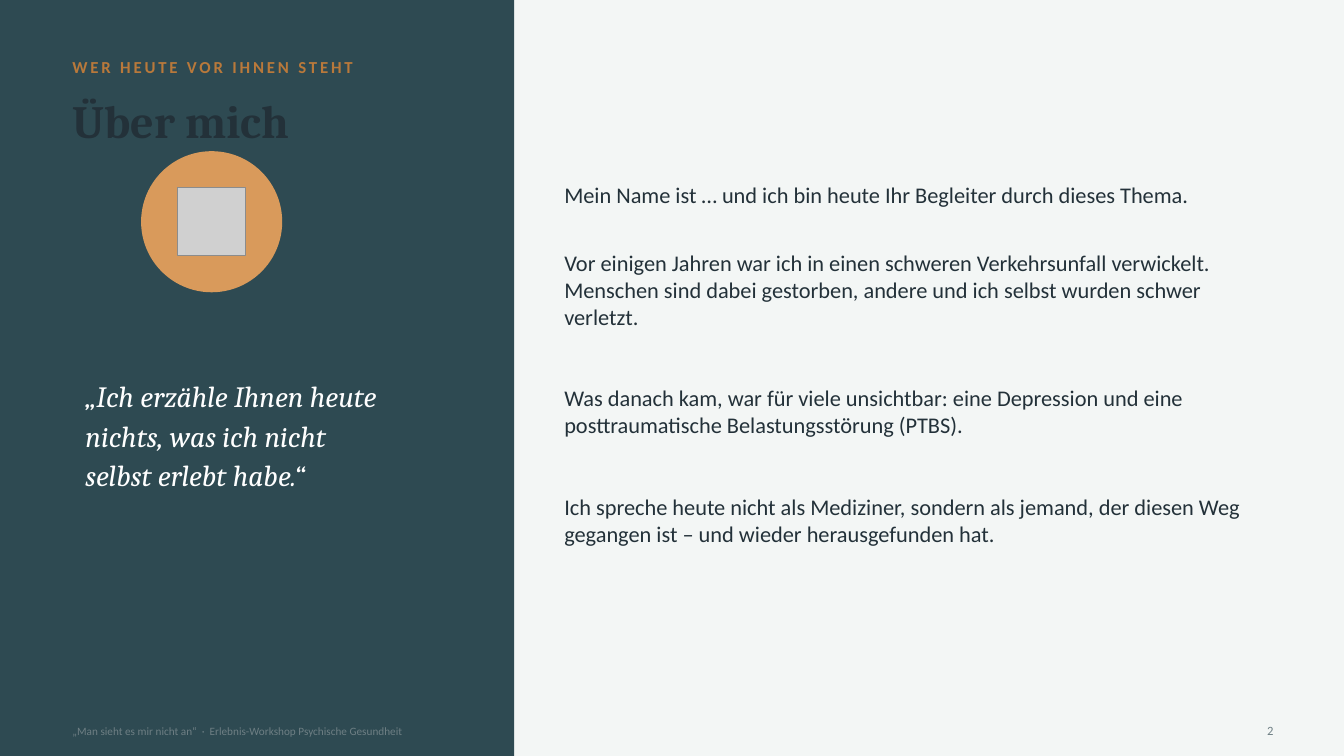
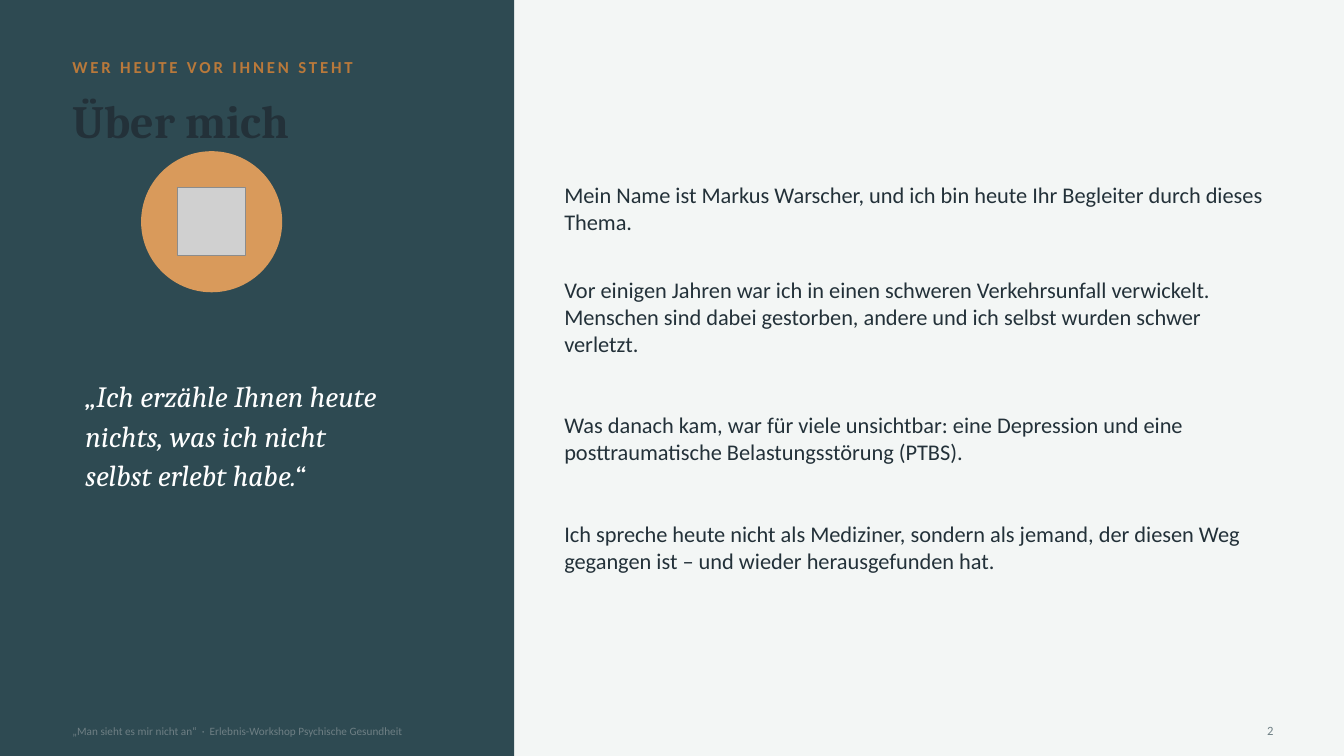
Before and after one commit to warscher80/spanwerk-datenschutz, a slide deck: slide 2 of workshop-psychische-gesundheit/Foliensatz_Man-sieht-es-mir-nicht-an.pptx. Drawn at 1344x756 pixels with LibreOffice and Linux fonts; fonts in the diff are those of the drawing; grey boxes stand for pictures. Boxes give left, top, right and bottom in pixels: in the first picture for what was removed or moved away, otherwise in the second. Text is boxed around its words. In the diff, an @@ line names an element or a change of style, - is before the commit and + after.

```diff
--- a/workshop-psychische-gesundheit/Foliensatz_Man-sieht-es-mir-nicht-an.pptx
+++ b/workshop-psychische-gesundheit/Foliensatz_Man-sieht-es-mir-nicht-an.pptx
@@ text at [564, 187, 1263, 230]: text changed @@
-Mein Name ist … und ich bin heute Ihr Begleiter durch dieses Thema.
+Mein Name ist Markus Warscher, und ich bin heute Ihr Begleiter durch dieses Thema.
```
Also in this commit, not shown: 2 other slides changed, 2 other files.
